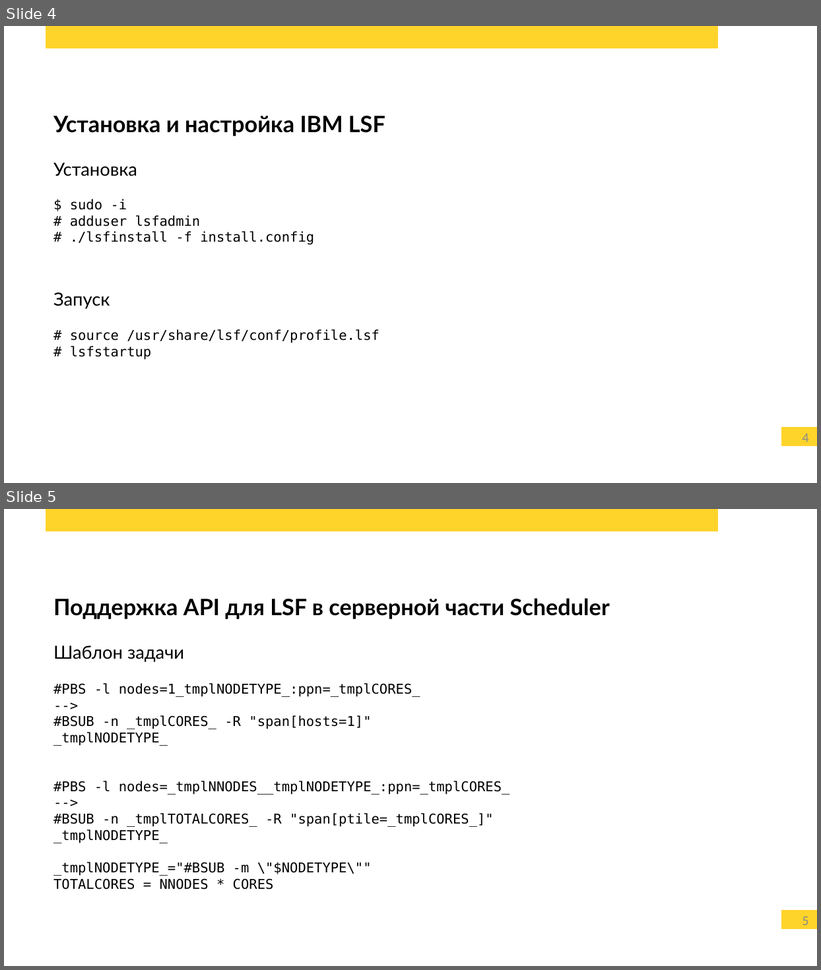
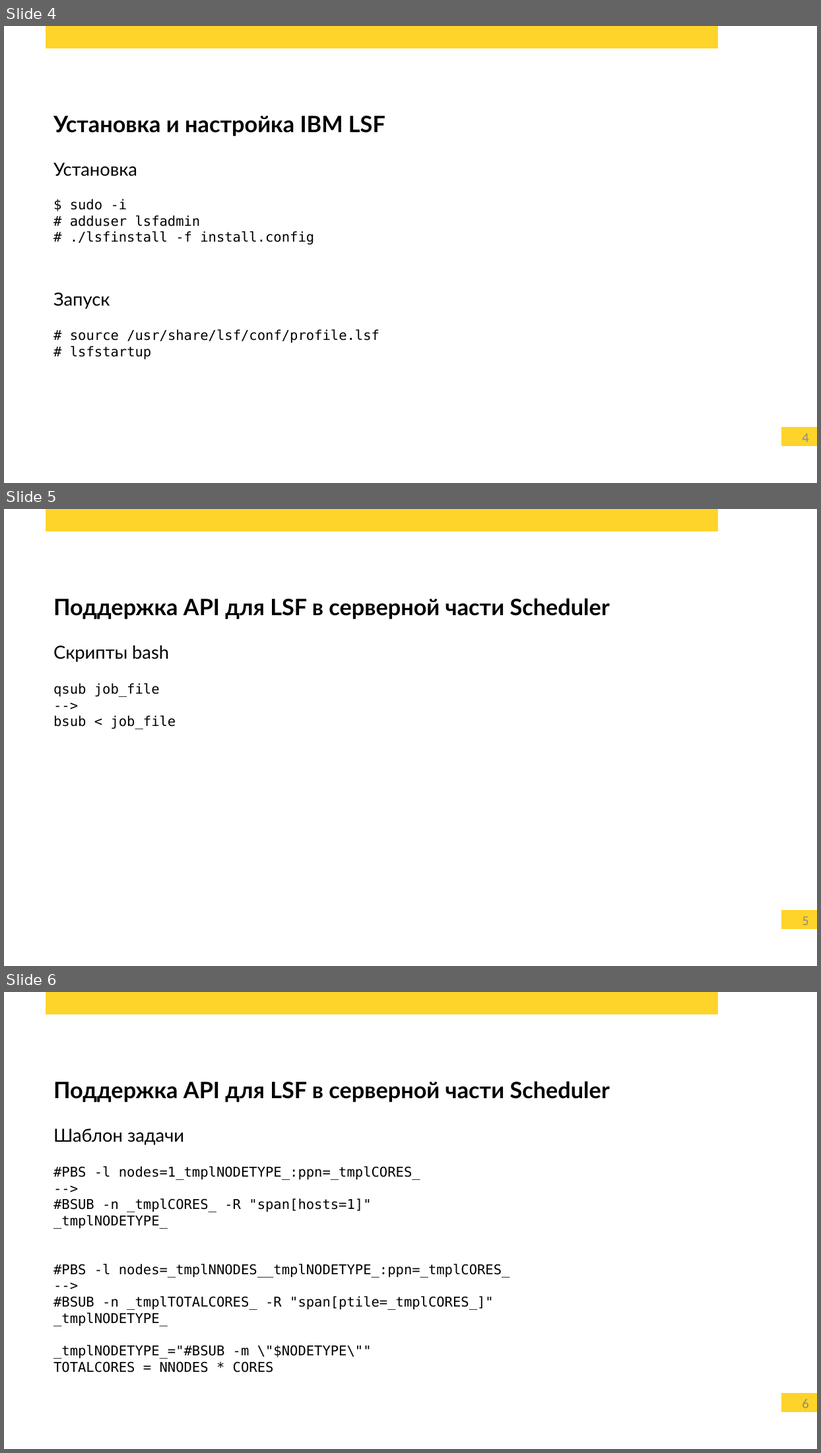
Before and after one commit to alz610/master-coursework, a slide deck: presentation/presentation.odp. Shown one above the other, each under a label of ours: slides 4 and 5 before the commit, slides 4, 5 and 6 after it. The pictures are 821x970 and 821x1453 pixels, drawn with LibreOffice and Linux fonts; fonts in the diff are those of the drawing; background and template pictures are left out. Boxes give left, top, right and bottom in pixels: in the first picture for what was removed or moved away, otherwise in the second. Text is boxed around its words. In the diff, an @@ line names an element or a change of style, - is before the commit and + after.

```diff
--- a/presentation/presentation.odp
+++ b/presentation/presentation.odp
@@ slide 5 added at box(4, 509, 817, 966), background #FFFFFF; not listed: 3 template elements that a slide beside it also shows @@
@@ text added at box(54, 598, 610, 619), 20 pt, text #000000, bold @@
+Поддержка API для LSF в серверной части Scheduler
@@ text added at box(54, 646, 169, 662), 16 pt, text #000000 @@
+Скрипты bash
@@ text added at box(54, 683, 176, 729), 12 pt, text #000000 @@
+qsub job_file
+-->
+bsub < job_file
@@ what was slide 5 is now slide 6 @@
@@ page number at box(802, 1399, 809, 1408): text changed @@
-5
+6
```
Also in this commit, not shown: 5 slides changed, 4 other slides added, 7 other files.
